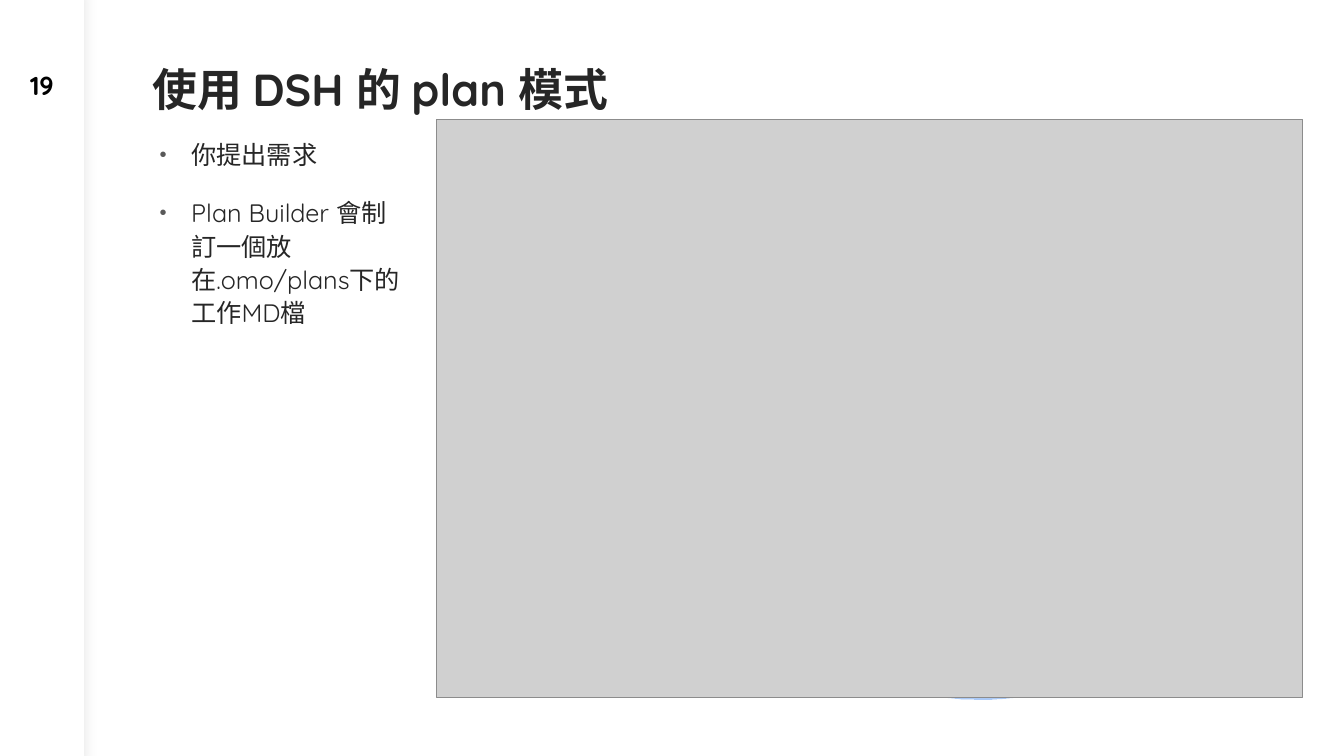
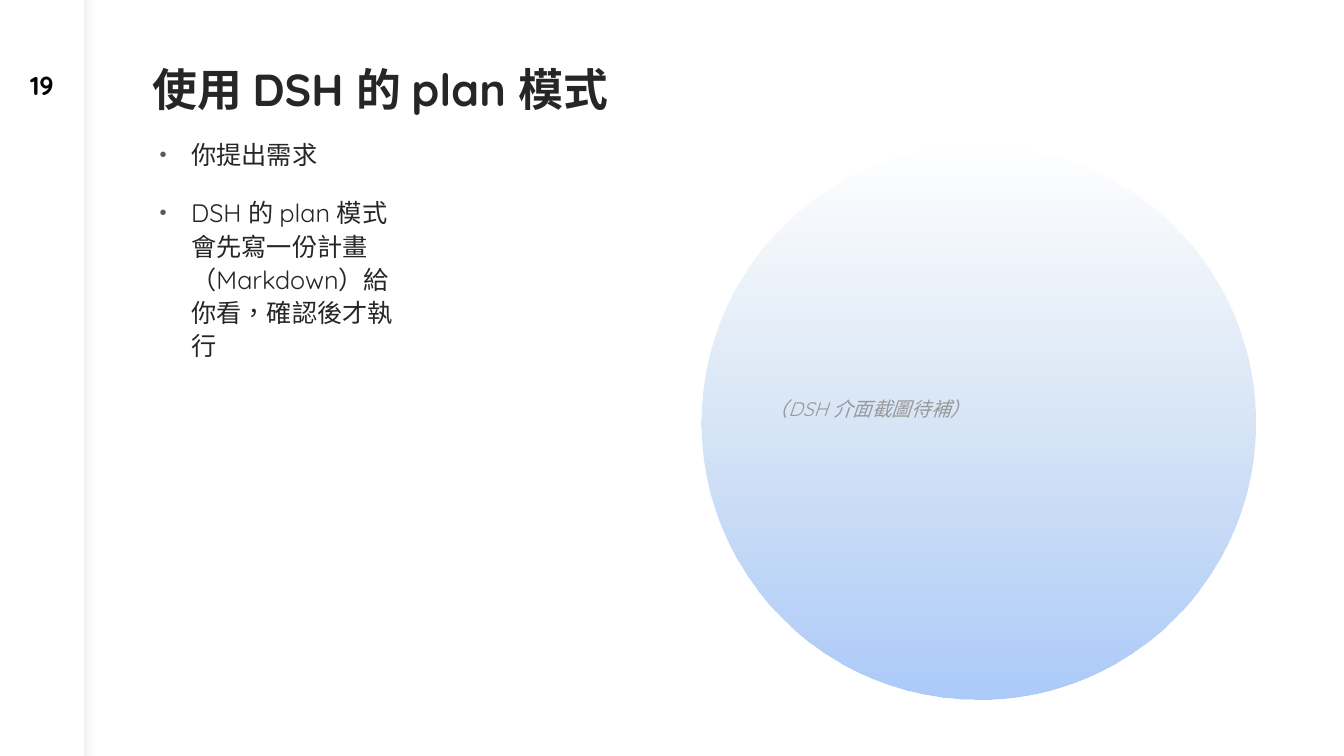
Before and after one commit to dinchentech/tw-selfselect, a slide deck: slide 19 of plans/ppt/TW-SELFSELECT台股買賣自動化系統-W3-講稿版.pptx. Drawn at 1344x756 pixels with LibreOffice and Linux fonts; fonts in the diff are those of the drawing; grey boxes stand for pictures. Boxes give left, top, right and bottom in pixels: in the first picture for what was removed or moved away, otherwise in the second. Text is boxed around its words. In the diff, an @@ line names an element or a change of style, - is before the commit and + after.

Commit message:
plans/ppt：移除舊 opencode 截圖、裁掉舊狀態列，說明補進 README
- W3 s2–s6、s19、s20 的 opencode 介面截圖移除，原位置留淡色「（DSH 介面截圖待補）」
- W5 s16/s17 保留計畫表與測試輸出，只裁掉底部舊狀態列（Prometheus/Sisyphus 字樣）
- W5 s15/s16/s19/s20 的「Plan Builder / .omo/plans / start-work」字樣改成 plan 模式說法
- W3 s6 標題縮短；README 補「DSH 化對照表」「截圖處理」「仍待處理」

```diff
--- a/plans/ppt/TW-SELFSELECT台股買賣自動化系統-W3-講稿版.pptx
+++ b/plans/ppt/TW-SELFSELECT台股買賣自動化系統-W3-講稿版.pptx
@@ picture removed at (437,119,1303,697) @@
@@ text at (191,201,393,357): text changed @@
-• Plan Builder 會制訂一個放在.omo/plans下的工作MD檔
+• DSH 的 plan 模式會先寫一份計畫（Markdown）給你看，確認後才執行
@@ text added at (769,399,970,418), 14 pt, text #999999, italic @@
+（DSH 介面截圖待補）
```
Also in this commit, not shown: 6 other slides changed, 2 other files.
